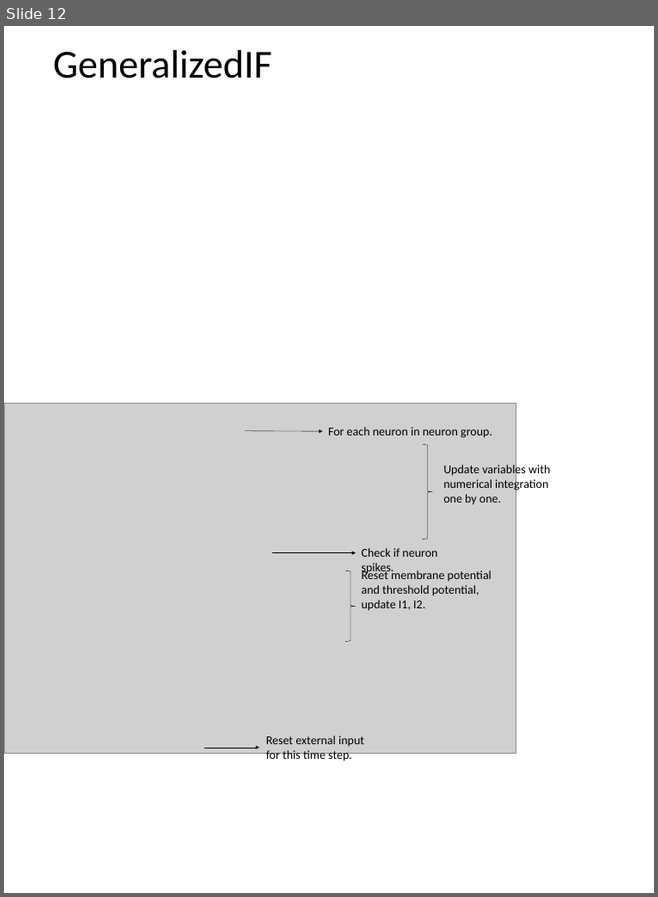
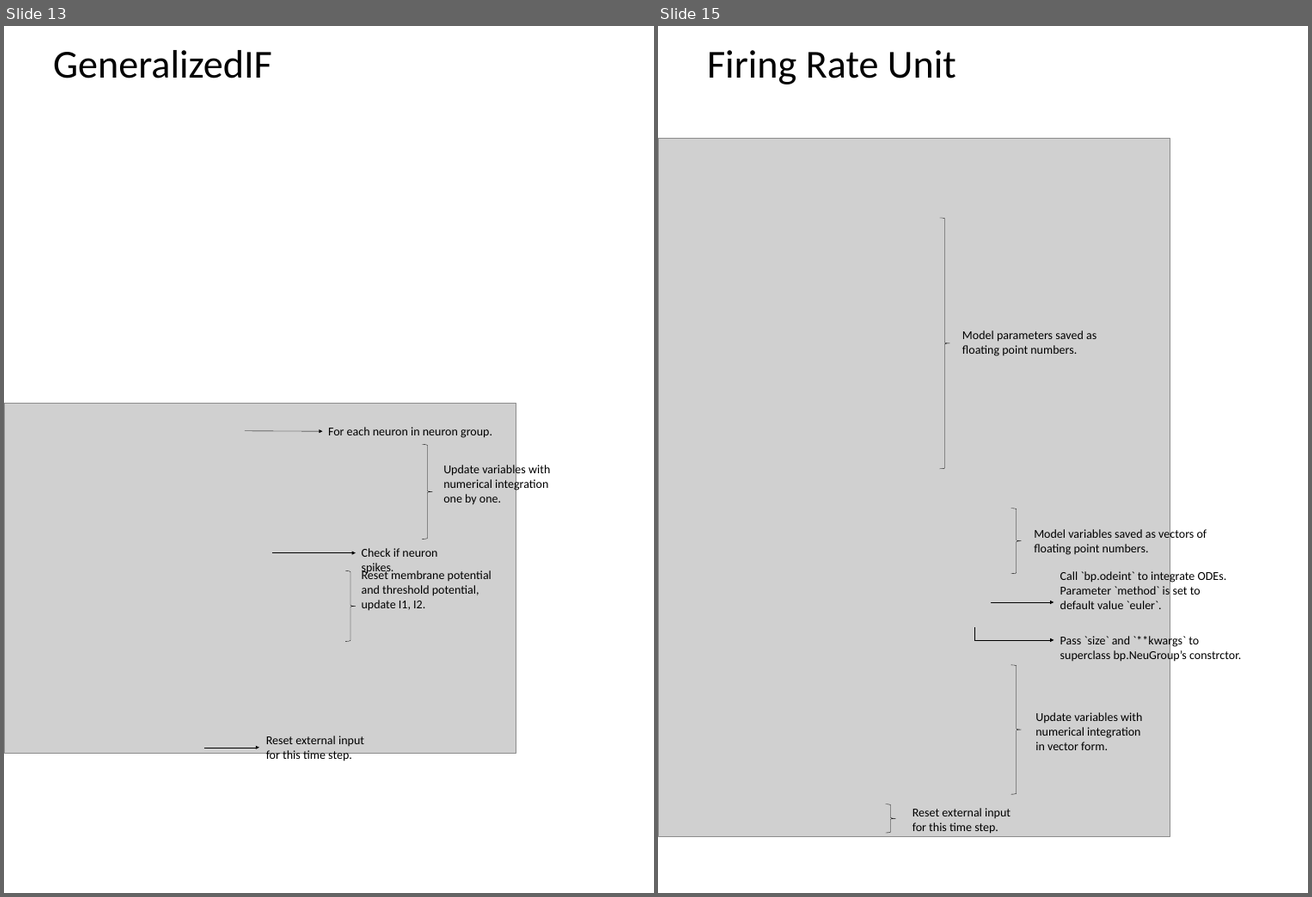
Before and after one commit to quanpeng0/BrainModels, a slide deck: docs/brainpy_handbook/ppt/neus.pptx. Shown side by side, each under a label of ours: slide 12 before the commit, slides 13 and 15 after it; the slides between them are not shown. The pictures are 658x897 and 1312x897 pixels, drawn with LibreOffice and Linux fonts; fonts in the diff are those of the drawing; grey boxes stand for pictures. Boxes give left, top, right and bottom in pixels: in the first picture for what was removed or moved away, otherwise in the second. Text is boxed around its words. In the diff, an @@ line names an element or a change of style, - is before the commit and + after.

```diff
--- a/docs/brainpy_handbook/ppt/neus.pptx
+++ b/docs/brainpy_handbook/ppt/neus.pptx
@@ slide 15 added at bbox=[658, 26, 1308, 893], background #FFFFFF @@
@@ text added at bbox=[707, 50, 956, 84], 66 pt, text #000000 @@
+Firing Rate Unit
@@ picture added at bbox=[658, 139, 1170, 836] @@
@@ right brace added at bbox=[940, 218, 950, 469], outline #000000 0.5 pt @@
@@ text added at bbox=[962, 330, 1097, 356], 20 pt, text #000000 @@
+Model parameters saved as
+floating point numbers.
@@ right brace added at bbox=[1011, 508, 1022, 574], outline #000000 0.5 pt @@
@@ text added at bbox=[1034, 527, 1208, 555], 20 pt, text #000000 @@
+Model variables saved as vectors of
+floating point numbers.
@@ text added at bbox=[1060, 570, 1227, 609], 20 pt, text #000000 @@
+Call `bp.odeint` to integrate ODEs.
+Parameter `method` is set to default value `euler`.
@@ arrow added from (992, 602) to (1054, 602), #000000 0.5 pt @@
@@ elbow arrow added from (974, 627) to (1054, 640), #000000 0.5 pt @@
@@ text added at bbox=[1060, 634, 1241, 662], 20 pt, text #000000 @@
+Pass `size` and `**kwargs` to
+superclass bp.NeuGroup’s constrctor.
@@ right brace added at bbox=[1011, 665, 1022, 794], outline #000000 0.5 pt @@
@@ text added at bbox=[1036, 712, 1142, 750], 20 pt, text #000000 @@
+Update variables with
+numerical integration
+in vector form.
@@ right brace added at bbox=[886, 804, 896, 833], outline #000000 0.5 pt @@
@@ text added at bbox=[913, 808, 1011, 834], 20 pt, text #000000 @@
+Reset external input
+for this time step.
@@ what was slide 12 is now slide 13 @@
```
Also in this commit, not shown: 2 other slides added, 50 other files.
